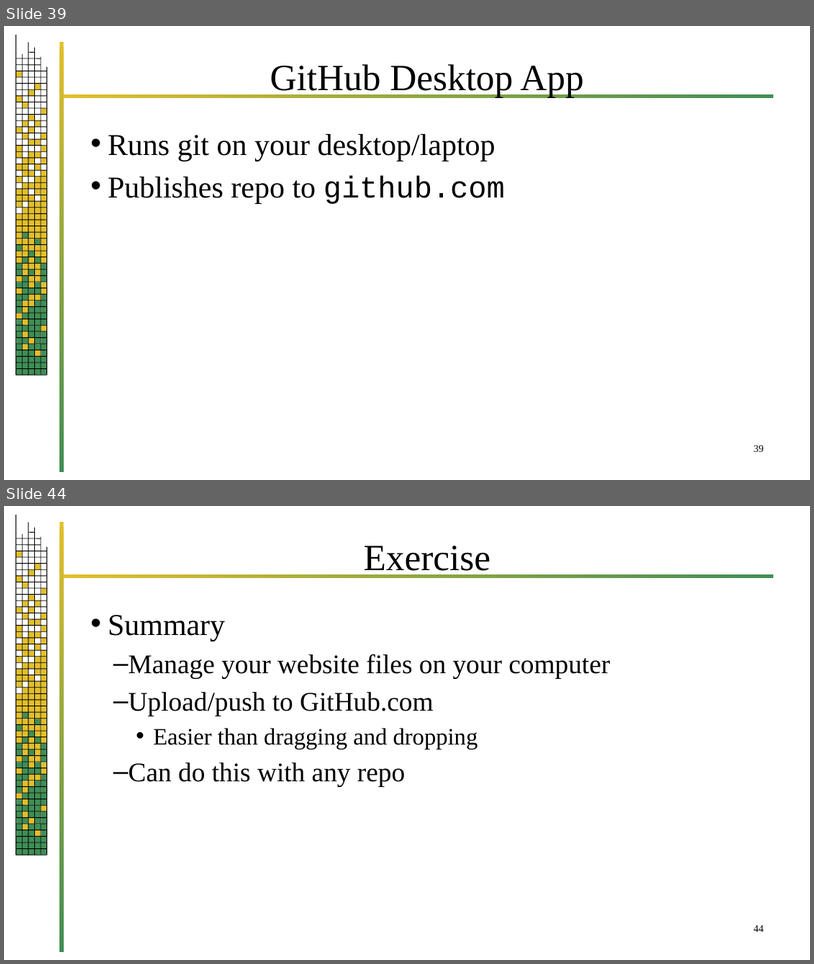
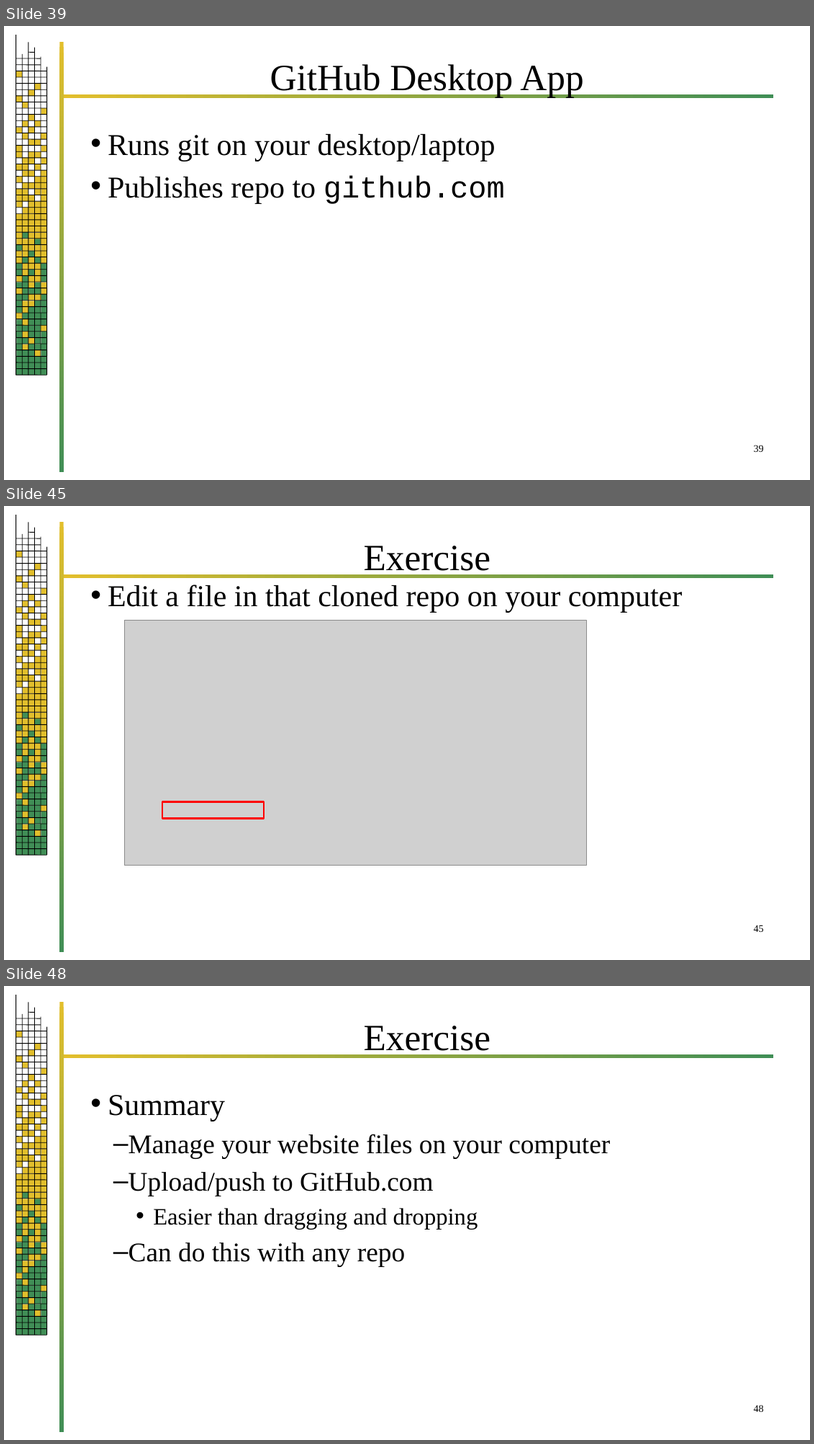
Before and after one commit to jrb28/git, a slide deck: 26bGit.pptx. Shown one above the other, each under a label of ours: slides 39 and 44 before the commit, slides 39, 45 and 48 after it; the slides between them are not shown. The pictures are 814x964 and 814x1444 pixels, drawn with LibreOffice and Linux fonts; fonts in the diff are those of the drawing; grey boxes stand for pictures; background and template pictures are left out. Boxes give left, top, right and bottom in pixels: in the first picture for what was removed or moved away, otherwise in the second. Text is boxed around its words. In the diff, an @@ line names an element or a change of style, - is before the commit and + after.

```diff
--- a/26bGit.pptx
+++ b/26bGit.pptx
@@ slide 45 added at <box>4,506,810,960</box>, background #FFFFFF; not listed: 220 template elements that a slide beside it also shows @@
@@ title added at <box>364,546,491,577</box>, 44 pt, text #000000 @@
+Exercise
@@ text added at <box>108,584,682,612</box>, 36 pt, text #000000 @@
+• Edit a file in that cloned repo on your computer
@@ picture added at <box>125,620,587,865</box> @@
@@ rectangle added at <box>162,802,264,818</box>, outline #FF0000 2.25 pt @@
@@ page number added at <box>754,924,764,932</box>, 12 pt, text #000000 @@
+45
@@ what was slide 44 is now slide 48 @@
@@ page number at <box>754,1404,764,1412</box>: text changed @@
-44
+48
```
Also in this commit, not shown: 4 slides changed, 3 other slides added.
